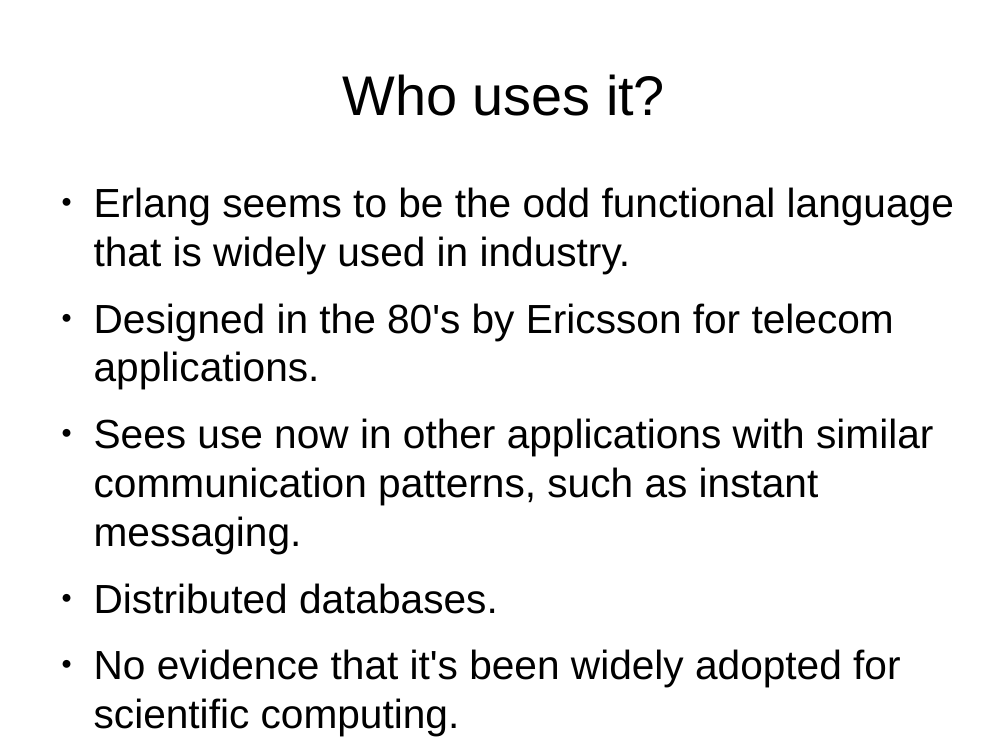
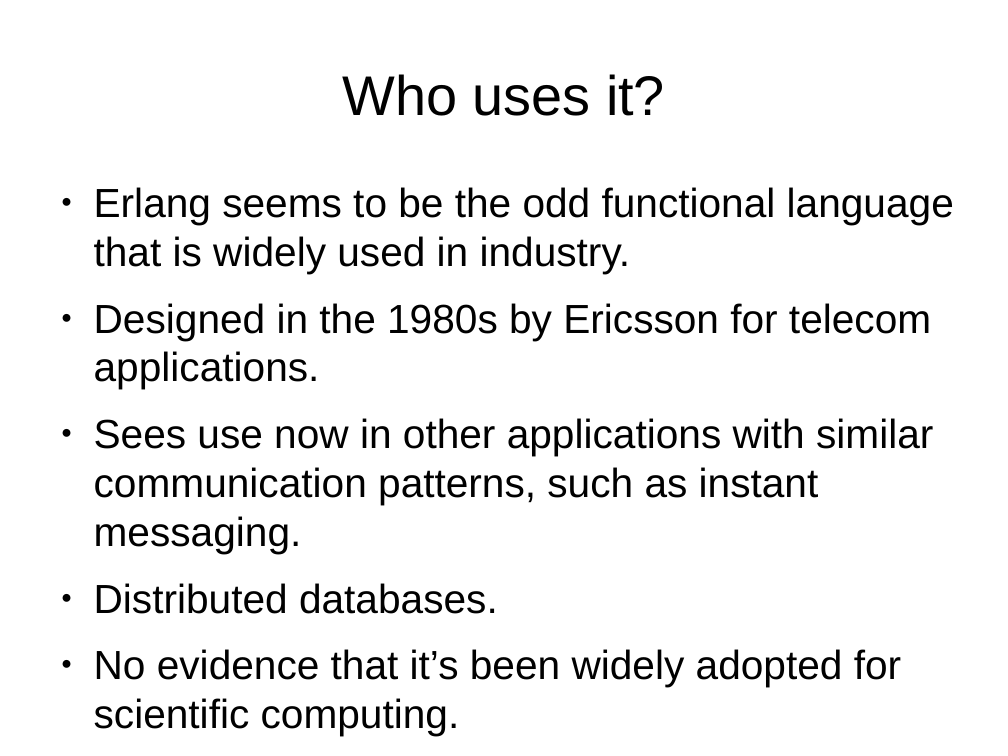
Before and after one commit to FractalDesigns/cowichan-1, a slide deck: slide 11 of miscellaneous/2010-12/slides.odp. Drawn at 1008x756 pixels with LibreOffice and Linux fonts; fonts in the diff are those of the drawing; background and template pictures are left out. Boxes give left, top, right and bottom in pixels: in the first picture for what was removed or moved away, otherwise in the second. Text is boxed around its words. In the diff, an @@ line names an element or a change of style, - is before the commit and + after.

```diff
--- a/miscellaneous/2010-12/slides.odp
+++ b/miscellaneous/2010-12/slides.odp
@@ text at bbox=[94, 303, 931, 389]: text changed @@
-● Designed in the 80's by Ericsson for telecom applications.
+● Designed in the 1980s by Ericsson for telecom applications.
@@ text at bbox=[94, 649, 901, 687]: text changed @@
-● No evidence that it's been widely adopted for scientific computing.
+● No evidence that it’s been widely adopted for scientific computing.
```
Also in this commit, not shown: 7 other slides changed, 4 slides added.
